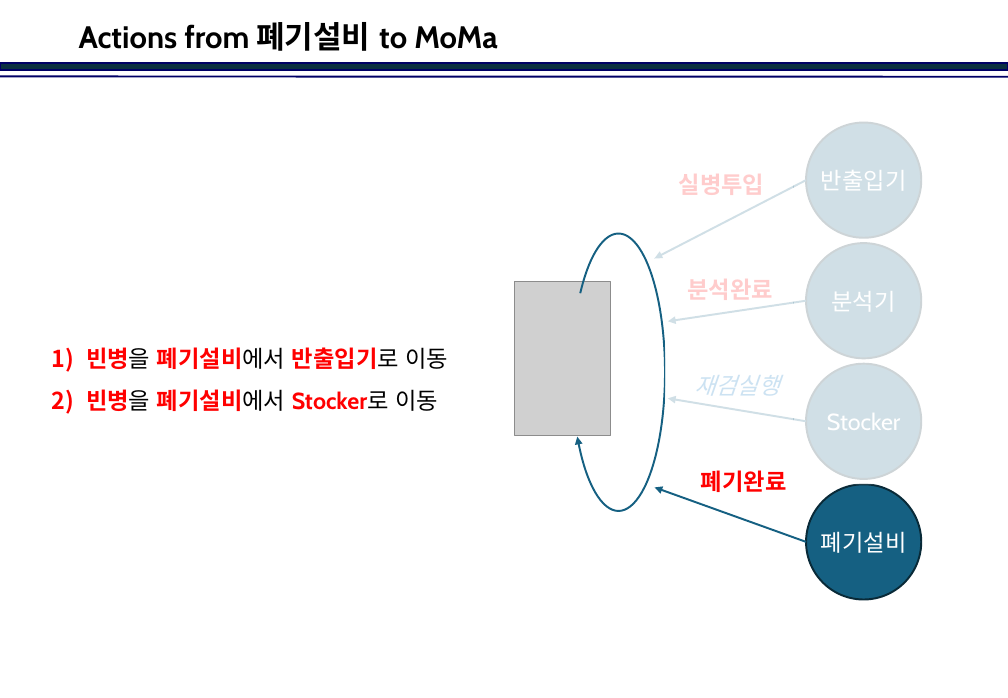
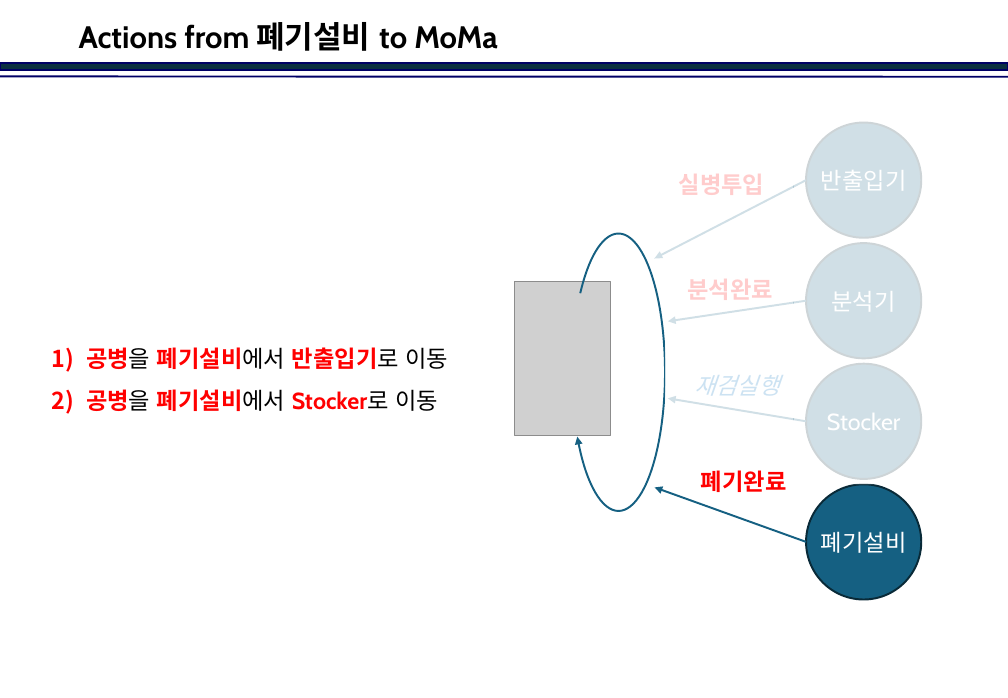
Before and after one commit to jinkabpark/SamickThk_Analysis, a slide deck: slide 23 of 허종원/Travel Scenario.pptx (slide 22 before the commit). Drawn at 1008x698 pixels with LibreOffice and Linux fonts; fonts in the diff are those of the drawing; grey boxes stand for pictures; background and template pictures are left out. Boxes give left, top, right and bottom in pixels: in the first picture for what was removed or moved away, otherwise in the second. Text is boxed around its words. In the diff, an @@ line names an element or a change of style, - is before the commit and + after.

```diff
--- a/허종원/Travel Scenario.pptx
+++ b/허종원/Travel Scenario.pptx
@@ text at <box>86,347,448,411</box>: text changed @@
-1) 빈병을 폐기설비에서 반출입기로 이동
-2) 빈병을 폐기설비에서 Stocker로 이동
+1) 공병을 폐기설비에서 반출입기로 이동
+2) 공병을 폐기설비에서 Stocker로 이동
```
Also in this commit, not shown: 17 other slides changed, 2 slides added, 1 slide removed.
